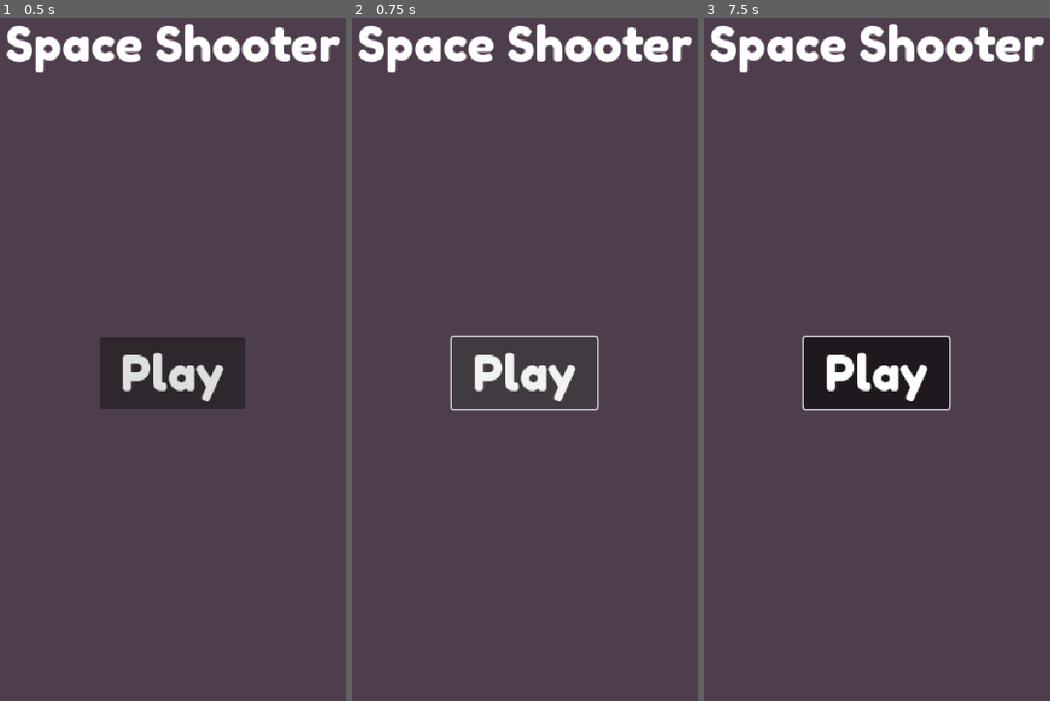
Above: before the commit, frames 1-3 (left to right).
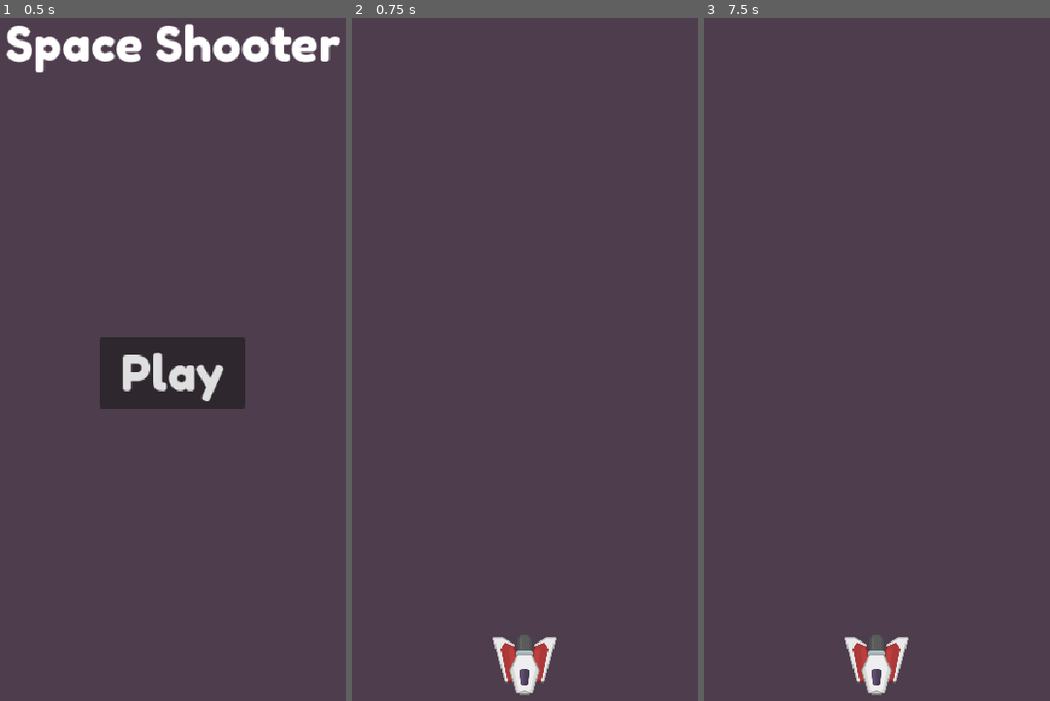
Above: after the commit, the same moments.

Repository: kyle6193/hypercasual
Game: Godot game, scene res://menu.tscn
Same seed, same stepped clock (60 frames per second), same inputs: the game is played once before the commit and once after it. Before the commit the project has no main scene; this scene is started directly in both runs.
Inputs (mouse positions are in pixels of both pictures, inside the frame that each line leads up to):
- Up to frame 1 (0.5 s): no input
- Up to frame 2 (0.75 s): click "Play" at 0.5 s
- Up to frame 3 (7.5 s): click (877, 373) at 1.25 s, where only the run before the commit has a clickable "Play"; click (877, 373) at 2 s, where only the run before the commit has a clickable "Play"; tap Enter at 2.75, 4.25, 5.75 s; move the mouse to (973, 332) at 2.77 s; press the mouse at (973, 332) at 2.78 s; tap Space at 3.5, 5, 6.5 s; move the mouse to (790, 414) at 3.52 s; release the mouse at (790, 414) at 3.53 s; click (790, 414) at 3.6 s; move the mouse to (918, 202) at 4.27 s; press the mouse at (918, 202) at 4.28 s; move the mouse to (856, 530) at 5.02 s; release the mouse at (856, 530) at 5.03 s; click (856, 530) at 5.1 s; move the mouse to (1008, 489) at 5.77 s; press the mouse at (1008, 489) at 5.78 s; move the mouse to (745, 257) at 6.52 s; release the mouse at (745, 257) at 6.53 s; click (745, 257) at 6.6 s; move the mouse to (897, 373) at 7.27 s; press the mouse at (897, 373) at 7.28 s

Frame 1 is identical in both runs. In frame 2, 5.1% of the frame differs, in the area x 1-99%, y 0-100%; in frame 3, 8.5%.

Commit message:
add player main.tscn mouse movement

Diff:
--- /dev/null
+++ b/main.tscn
@@ -0,0 +1,18 @@
+[gd_scene load_steps=3 format=3 uid="uid://d14vxeufsf5eu"]
+
+[ext_resource type="Texture2D" uid="uid://oewi7ylvcyxb" path="res://Assets/Player.png" id="1_ig7tw"]
+
+[sub_resource type="CircleShape2D" id="CircleShape2D_0xm2m"]
+radius = 34.20526
+
+[node name="main" type="Node"]
+
+[node name="player" type="Area2D" parent="."]
+position = Vector2(270, 841)
+
+[node name="CollisionShape2D" type="CollisionShape2D" parent="player"]
+shape = SubResource("CircleShape2D_0xm2m")
+
+[node name="Sprite2D" type="Sprite2D" parent="player"]
+scale = Vector2(0.4, 0.4)
+texture = ExtResource("1_ig7tw")
--- /dev/null
+++ b/menu.gd
@@ -0,0 +1,4 @@
+extends Control
+
+func _on_button_pressed() -> void:
+	get_tree().change_scene_to_file("res://main.tscn")
--- a/menu.tscn
+++ b/menu.tscn
@@ -1,6 +1,7 @@
-[gd_scene load_steps=2 format=3 uid="uid://dxwdj5ejvlsm4"]
+[gd_scene load_steps=3 format=3 uid="uid://dxwdj5ejvlsm4"]
 
 [ext_resource type="FontFile" uid="uid://bt1e2hsivknhi" path="res://Assets/FredokaOne-Regular.ttf" id="1_lti8b"]
+[ext_resource type="Script" uid="uid://xge7wu5168d7" path="res://menu.gd" id="1_ouk20"]
 
 [node name="Menu" type="Control"]
 layout_mode = 3
@@ -9,6 +10,7 @@
 anchor_bottom = 1.0
 grow_horizontal = 2
 grow_vertical = 2
+script = ExtResource("1_ouk20")
 
 [node name="Label" type="Label" parent="."]
 layout_mode = 1
@@ -40,3 +42,5 @@
 theme_override_fonts/font = ExtResource("1_lti8b")
 theme_override_font_sizes/font_size = 60
 text = "Play"
+
+[connection signal="pressed" from="Button" to="." method="_on_button_pressed"]
--- /dev/null
+++ b/player.gd
@@ -0,0 +1,10 @@
+extends Area2D
+
+var min_x : int = 40
+var max_x : int = 500
+
+#update ship's position to mouse click
+func _input(event: InputEvent) -> void:
+	if Input.is_action_pressed("click"):
+		position.x = event.position.x
+		position.x = clamp(position.x, min_x, max_x)
--- a/project.godot
+++ b/project.godot
@@ -11,6 +11,7 @@
 [application]
 
 config/name="Hypercasual"
+run/main_scene="uid://dxwdj5ejvlsm4"
 config/features=PackedStringArray("4.5", "Forward Plus")
 config/icon="res://icon.svg"
 
@@ -20,6 +21,18 @@
 window/size/viewport_height=960
 window/stretch/mode="canvas_items"
 
+[input]
+
+click={
+"deadzone": 0.2,
+"events": [Object(InputEventMouseButton,"resource_local_to_scene":false,"resource_name":"","device":-1,"window_id":0,"alt_pressed":false,"shift_pressed":false,"ctrl_pressed":false,"meta_pressed":false,"button_mask":1,"position":Vector2(272, 30),"global_position":Vector2(291, 126),"factor":1.0,"button_index":1,"canceled":false,"pressed":true,"double_click":false,"script":null)
+]
+}
+
+[input_devices]
+
+pointing/emulate_touch_from_mouse=true
+
 [rendering]
 
 environment/defaults/default_clear_color=Color(0.3019608, 0.23921569, 0.3019608, 1)
Not shown, added: menu.gd.uid
Not shown, added: player.gd.uid
Not shown, changed: .DS_Store
